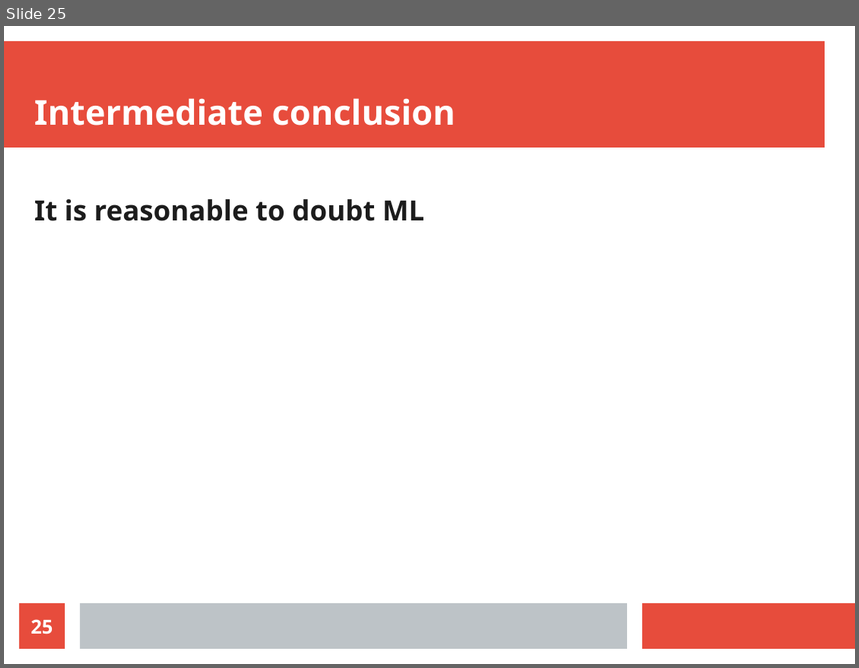
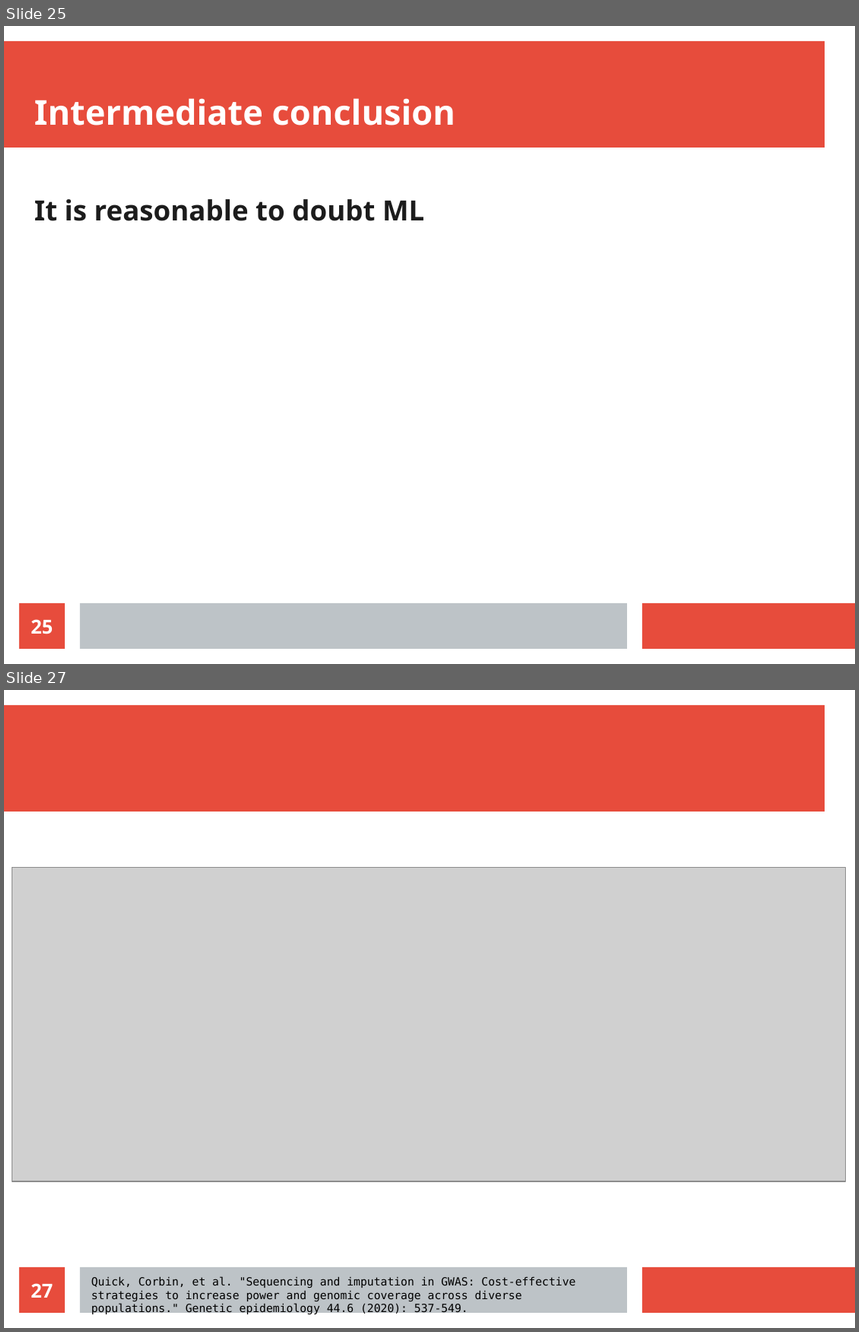
Before and after one commit to richelbilderbeek/igp_presentation_20210511, a slide deck: igp_presentation_20210511.odp. Shown one above the other, each under a label of ours: slide 25 before the commit, slides 25 and 27 after it; the slides between them are not shown. The pictures are 859x668 and 859x1332 pixels, drawn with LibreOffice and Linux fonts; fonts in the diff are those of the drawing; grey boxes stand for pictures. Boxes give left, top, right and bottom in pixels: in the first picture for what was removed or moved away, otherwise in the second. Text is boxed around its words. In the diff, an @@ line names an element or a change of style, - is before the commit and + after.

```diff
--- a/igp_presentation_20210511.odp
+++ b/igp_presentation_20210511.odp
@@ slide 27 added at box(4, 690, 855, 1328), background #FFFFFF; not listed: 3 template elements that a slide beside it also shows @@
@@ picture added at box(12, 868, 846, 1182) @@
@@ page number added at box(19, 1268, 65, 1313), fill #E74C3C, 18 pt, text #FFFFFF, bold @@
+27
@@ text added at box(91, 1277, 576, 1315), 10.5 pt, text #000000 @@
+Quick, Corbin, et al. "Sequencing and imputation in GWAS: Cost‐effective strategies to increase power and genomic coverage across diverse populations." Genetic epidemiology 44.6 (2020): 537-549.
```
Also in this commit, not shown: 6 other slides added, 11 other files.
